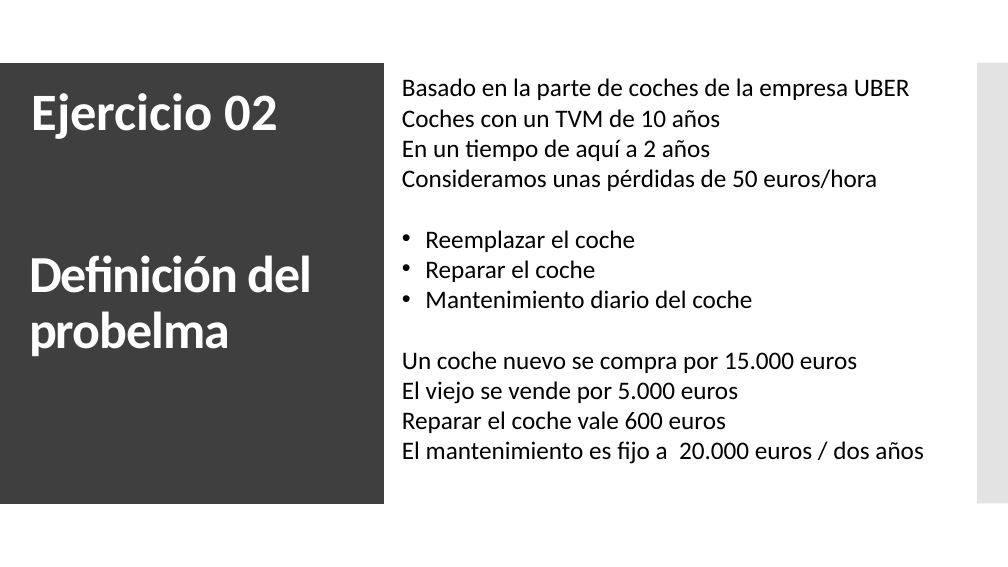
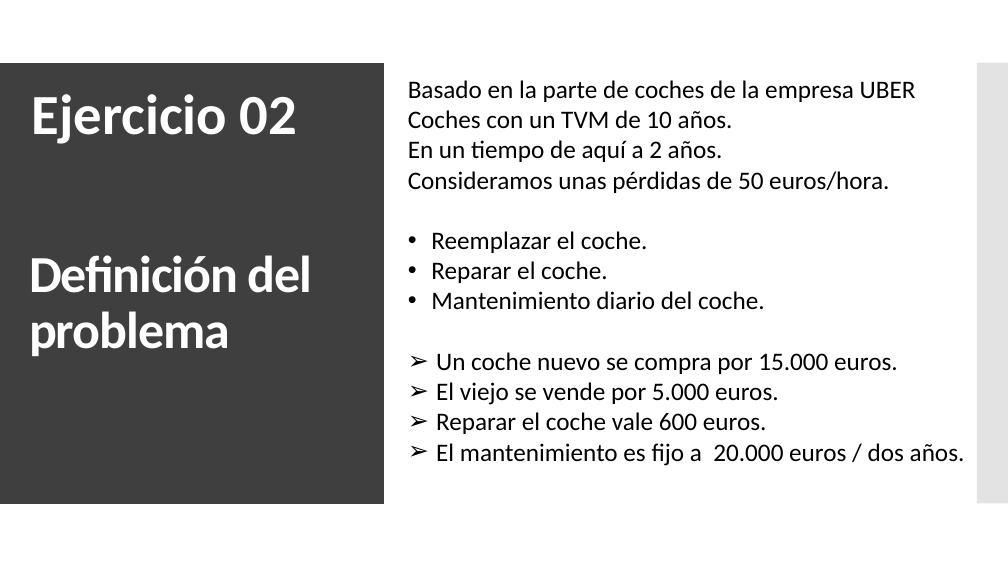
Before and after one commit to Juanfragar/Fiabilidad-y-gestion-de-riesgos, a slide deck: slide 5 of Practica 04/PRESENTACION.pptx (slide 3 before the commit). Drawn at 1008x567 pixels with LibreOffice and Linux fonts; fonts in the diff are those of the drawing. Boxes give left, top, right and bottom in pixels: in the first picture for what was removed or moved away, otherwise in the second. Text is boxed around its words. In the diff, an @@ line names an element or a change of style, - is before the commit and + after.

```diff
--- a/Practica 04/PRESENTACION.pptx
+++ b/Practica 04/PRESENTACION.pptx
@@ text "Ejercicio 02" at (31,94,297,144): size 50 to 54 pt @@
@@ text at (408,110,965,466): text changed @@
-Coches con un TVM de 10 años
-En un tiempo de aquí a 2 años
-Consideramos unas pérdidas de 50 euros/hora
-• Reemplazar el coche
-• Reparar el coche
-• Mantenimiento diario del coche
-Un coche nuevo se compra por 15.000 euros
-El viejo se vende por 5.000 euros
-Reparar el coche vale 600 euros
-El mantenimiento es fijo a 20.000 euros / dos años
+Coches con un TVM de 10 años.
+En un tiempo de aquí a 2 años.
+Consideramos unas pérdidas de 50 euros/hora.
+• Reemplazar el coche.
+• Reparar el coche.
+• Mantenimiento diario del coche.
+➢ Un coche nuevo se compra por 15.000 euros.
+➢ El viejo se vende por 5.000 euros.
+➢ Reparar el coche vale 600 euros.
+➢ El mantenimiento es fijo a 20.000 euros / dos años.
@@ title at (29,255,313,356): text changed @@
-Definición del probelma
+Definición del problema
```
Also in this commit, not shown: 3 other slides changed, 4 slides added, 1 slide removed, 4 other files.
